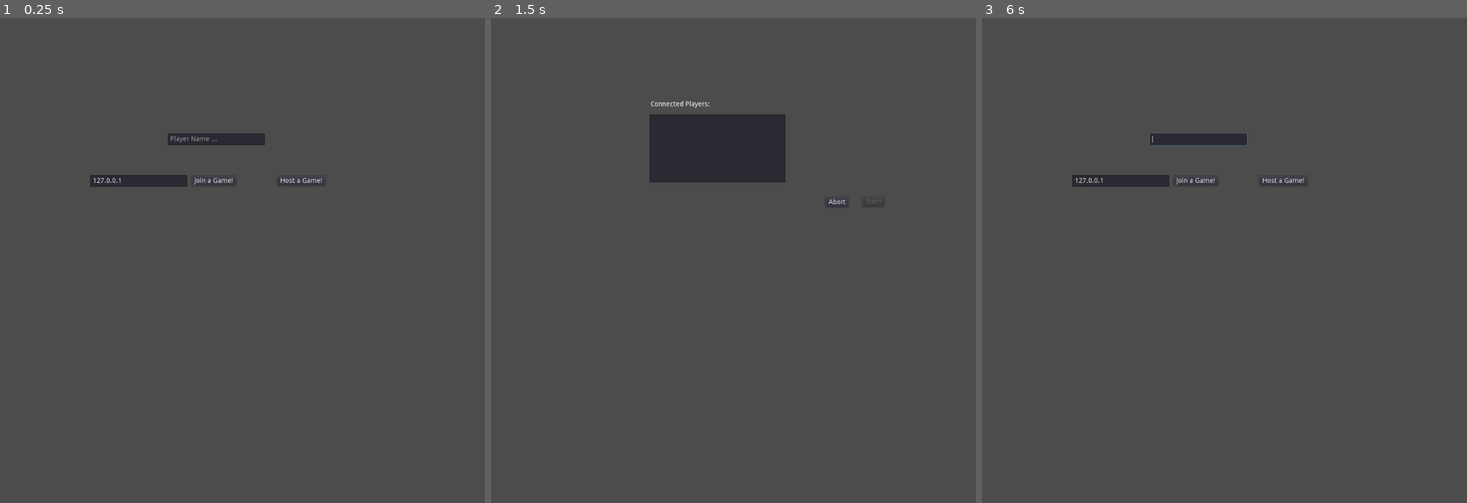
Above: before the commit, frames 1-3 (left to right).
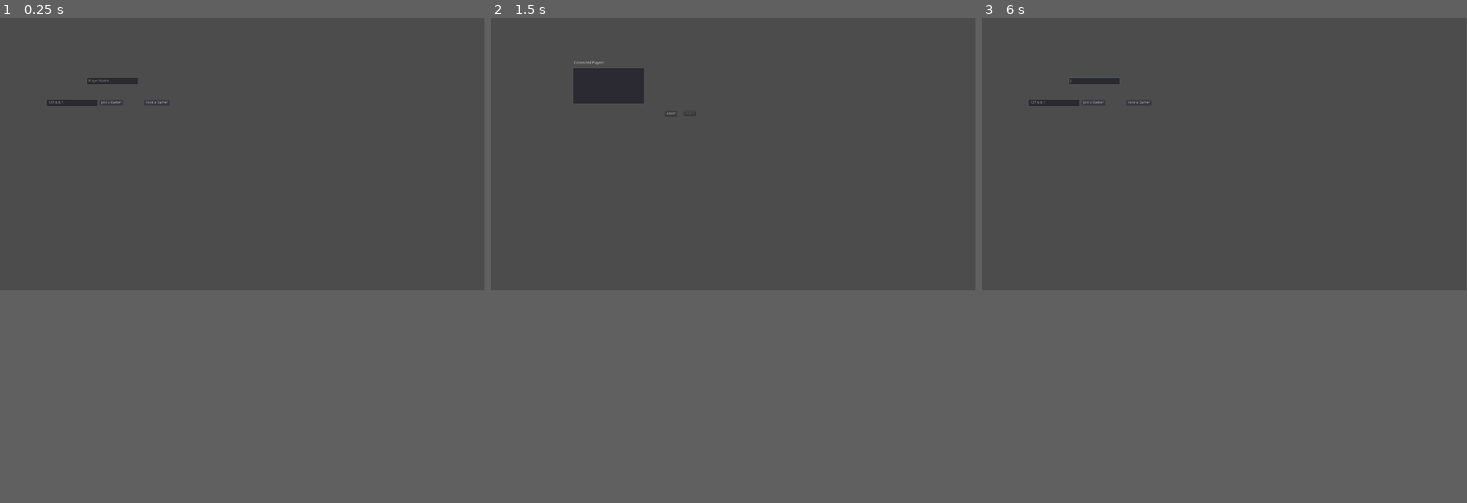
Above: after the commit, the same moments.

Repository: magycyan/SpaceFishes
Game: Godot game, scene res://game/lobby.tscn
Same seed, same stepped clock (60 frames per second), same inputs: the game is played once before the commit and once after it.
Inputs (mouse positions are in pixels of both pictures, inside the frame that each line leads up to):
- Up to frame 1 (0.25 s): no input
- Up to frame 2 (1.5 s): tap Enter at 0.5 s; move the mouse to (840, 236) at 0.52 s; hold Right (ui_right) 0.53-1.25 s; click (840, 236) at 0.67 s; click "Host a Game!" at 1.25 s
- Up to frame 3 (6 s): click "Abort" at 2 s; click "Join a Game!" at 2.75 s; move the mouse to (1127, 284) at 3.52 s; hold Down (ui_down) 3.53-4.28 s; move the mouse to (1273, 153) at 4.27 s; hold Right (ui_right) 4.28-5.03 s; move the mouse to (1200, 357) at 5.02 s; hold Up (ui_up) 5.03-5.78 s; click (1200, 357) at 5.17 s; tap Space at 5.75 s; move the mouse to (1370, 333) at 5.77 s; hold Left (ui_left) from 5.78 s (still down)
In our replay, the window is 800x800 before the commit and 799x449 after it. These sizes can differ from the game's own. Grey fills any space a smaller window leaves; there, only what the larger window draws over its background counts as a difference.

The runs differ from the first frame. In frame 1, 1.3% of the frame differs, in the area x 9-67%, y 12-35%; in frame 2, 5.1%, in the area x 17-74%, y 8-39%; in frame 3, 1.4%.

Commit message:
Tweak values

Diff:
--- a/characters/mob/mob.tscn
+++ b/characters/mob/mob.tscn
@@ -58,14 +58,14 @@
 MIN_SPEED = null
 MAX_SPEED = null
 
-[node name="AnimatedSprite" type="AnimatedSprite" parent="."]
+[node name="AnimatedSprite" type="AnimatedSprite" parent="." index="0"]
 
 scale = Vector2( 0.75, 0.75 )
 frames = SubResource( 1 )
 animation = "swim"
 _sections_unfolded = [ "Transform" ]
 
-[node name="CollisionShape2D" type="CollisionShape2D" parent="."]
+[node name="CollisionShape2D" type="CollisionShape2D" parent="." index="1"]
 
 position = Vector2( -2.30278, -0.0687943 )
 rotation = 1.5708
@@ -73,7 +73,7 @@
 shape = SubResource( 2 )
 _sections_unfolded = [ "Transform" ]
 
-[node name="VisibilityNotifier2D" type="VisibilityNotifier2D" parent="."]
+[node name="VisibilityNotifier2D" type="VisibilityNotifier2D" parent="." index="2"]
 
 rect = Rect2( -10, -10, 20, 20 )
 
--- a/characters/player/player.gd
+++ b/characters/player/player.gd
@@ -3,8 +3,8 @@
 signal hitpoints_changed
 
 const BASE_SPEED = 120
-const COOLDOWN_DURATION = 0.5
-const MAX_HITPOINTS = 130
+const COOLDOWN_DURATION = 0.2
+const MAX_HITPOINTS = 30
 
 var velocity = Vector2()
 var speed = BASE_SPEED
--- a/characters/player/player.tscn
+++ b/characters/player/player.tscn
@@ -27,7 +27,7 @@
 radius = 26.8106
 height = 11.2656
 
-[node name="Player" type="Area2D" index="0" groups=[
+[node name="Player" type="Area2D" groups=[
 "characters",
 ]]
 
--- a/effects/plasma_projectile.gd
+++ b/effects/plasma_projectile.gd
@@ -1,7 +1,7 @@
 extends Area2D
 
-const SPEED = 100
-const DAMAGE = 30
+const SPEED = 200
+const DAMAGE = 1
 
 var owner
 
--- a/effects/plasma_projectile.tscn
+++ b/effects/plasma_projectile.tscn
@@ -64,7 +64,7 @@
 custom_solver_bias = 0.0
 radius = 12.0822
 
-[node name="plasma_projectile" type="Area2D"]
+[node name="plasma_projectile" type="Area2D" index="0"]
 
 input_pickable = true
 gravity_vec = Vector2( 0, 1 )
--- a/project.godot
+++ b/project.godot
@@ -20,8 +20,8 @@
 
 [display]
 
-window/size/width=1000
-window/size/height=1000
+window/size/width=1920
+window/size/height=1080
 
 [rendering]
 
